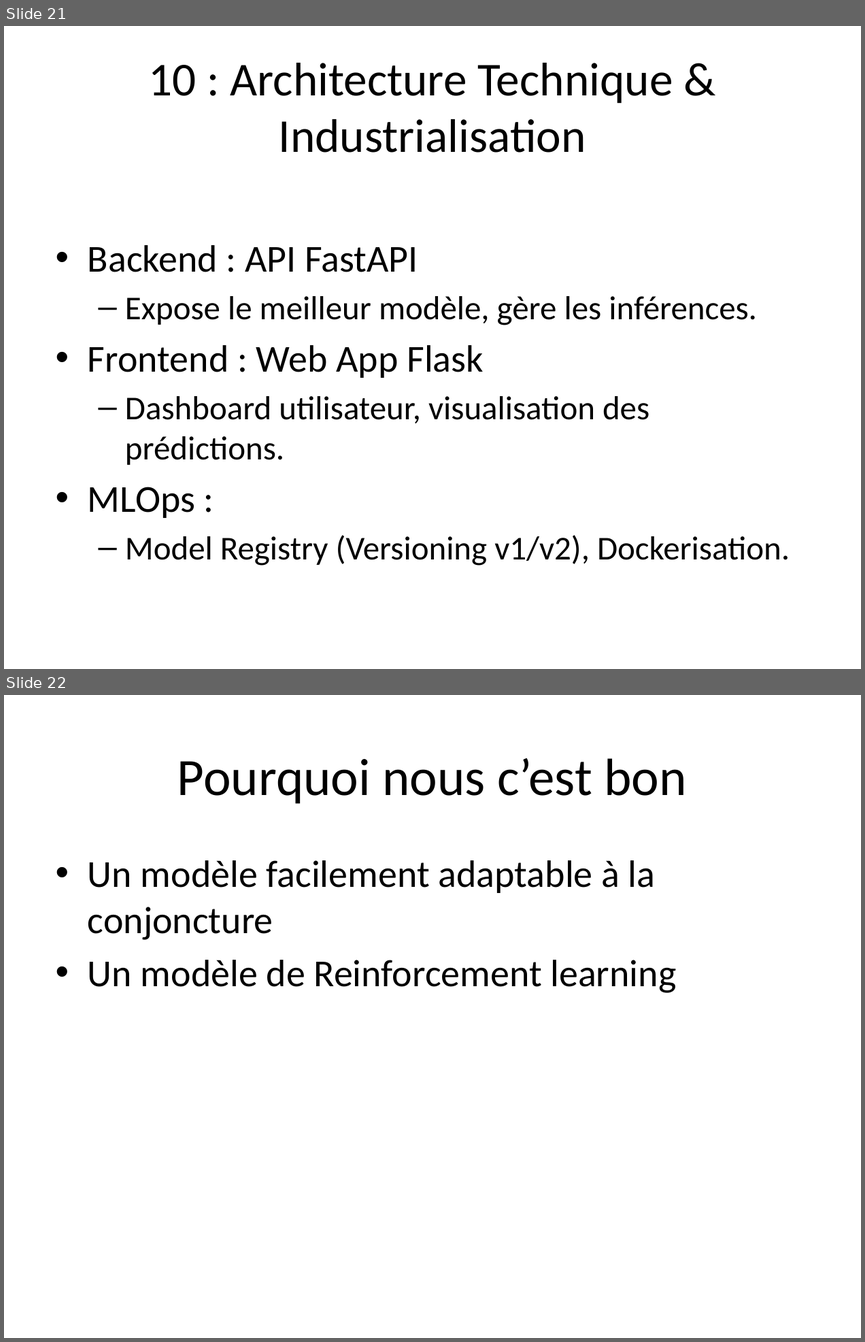
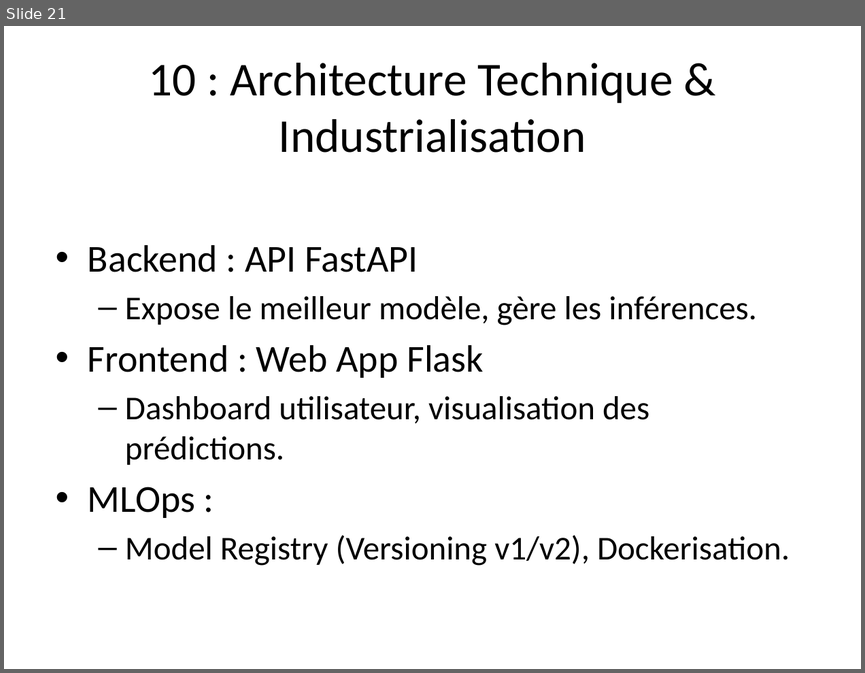
Before and after one commit to BeanEden/Projet_trading, a slide deck: Presentation_Projet_Trading.pptx. Shown one above the other, each under a label of ours: slides 21 and 22 before the commit, slide 21 after it. The pictures are 865x1342 and 865x673 pixels, drawn with LibreOffice and Linux fonts; fonts in the diff are those of the drawing; background and template pictures are left out. Boxes give left, top, right and bottom in pixels: in the first picture for what was removed or moved away, otherwise in the second. Text is boxed around its words. In the diff, an @@ line names an element or a change of style, - is before the commit and + after.

```diff
--- a/Presentation_Projet_Trading.pptx
+++ b/Presentation_Projet_Trading.pptx
@@ slide 22 removed at (x1=4, y1=695, x2=861, y2=1338), background picture (left out) @@
@@ title removed at (x1=177, y1=758, x2=686, y2=804) @@
-Pourquoi nous c’est bon
@@ text removed at (x1=88, y1=860, x2=677, y2=993) @@
-• Un modèle facilement adaptable à la conjoncture
-• Un modèle de Reinforcement learning
```
Also in this commit, not shown: 2 slides added.
